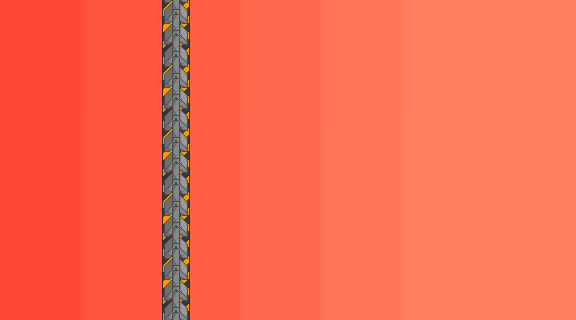
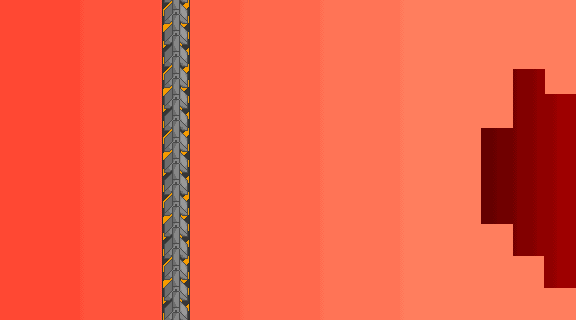
Two versions of the same layered image (576×320). Layer-by-layer changes:
added layer "Camada 109" in group "Agrupar 3" over [544, 286, 576, 288]
added layer "Camada 107" in group "Agrupar 3" over [481, 69, 576, 286]
